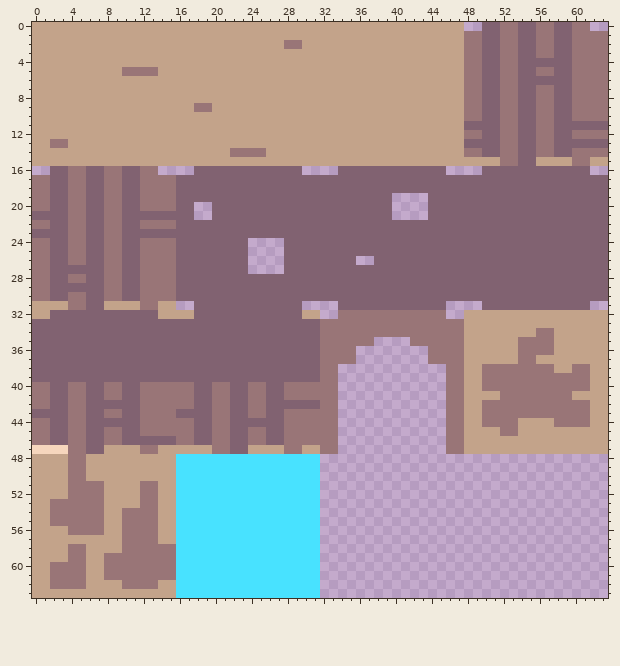
Two versions of one pixel-art sprite, end_is_near/data/Tilemap0.png. The first picture shows the starting point.
The file is 64x64 pixels.
Once edited:
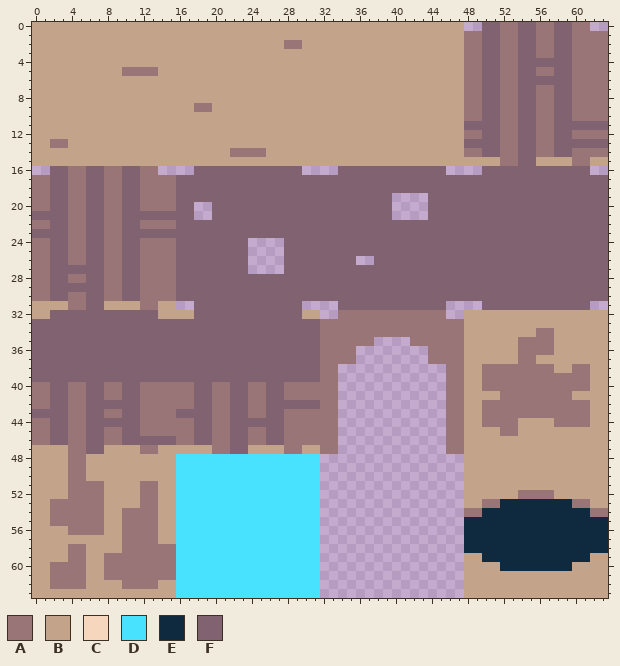
Palette (. is transparent): A #997577  B #c3a38a  C #f6d6bd  D #48e2ff  E #0f2a3f  F #816271
Diff:
@@ x 0..63 @@
 46 AAFFAAFFAAFFFFFFAAFFAAFFAAFFAAAAAA............AABBBBBBBBBBBBBBBB
-47 CCCCAAFFBBBBAABBBBBBAAFFBBBBAABBAA............AABBBBBBBBBBBBBBBB
-48 BBBBAABBBBBBBBBBDDDDDDDDDDDDDDDD................................
-49 BBBBAABBBBBBBBBBDDDDDDDDDDDDDDDD................................
-50 BBBBAABBBBBBBBBBDDDDDDDDDDDDDDDD................................
-51 BBBBAAAABBBBAABBDDDDDDDDDDDDDDDD................................
-52 BBBBAAAABBBBAABBDDDDDDDDDDDDDDDD................................
-53 BBAAAAAABBBBAABBDDDDDDDDDDDDDDDD................................
-54 BBAAAAAABBAAAABBDDDDDDDDDDDDDDDD................................
-55 BBAAAAAABBAAAABBDDDDDDDDDDDDDDDD................................
-56 BBBBAAAABBAAAABBDDDDDDDDDDDDDDDD................................
-57 BBBBBBBBBBAAAABBDDDDDDDDDDDDDDDD................................
-58 BBBBAABBBBAAAAAADDDDDDDDDDDDDDDD................................
-59 BBBBAABBAAAAAAAADDDDDDDDDDDDDDDD................................
-60 BBAAAABBAAAAAAAADDDDDDDDDDDDDDDD................................
-61 BBAAAABBAAAAAAAADDDDDDDDDDDDDDDD................................
-62 BBAAAABBBBAAAABBDDDDDDDDDDDDDDDD................................
-63 BBBBBBBBBBBBBBBBDDDDDDDDDDDDDDDD................................
+47 BBBBAAFFBBBBAABBBBBBAAFFBBBBAABBAA............AABBBBBBBBBBBBBBBB
+48 BBBBAABBBBBBBBBBDDDDDDDDDDDDDDDD................BBBBBBBBBBBBBBBB
+49 BBBBAABBBBBBBBBBDDDDDDDDDDDDDDDD................BBBBBBBBBBBBBBBB
+50 BBBBAABBBBBBBBBBDDDDDDDDDDDDDDDD................BBBBBBBBBBBBBBBB
+51 BBBBAAAABBBBAABBDDDDDDDDDDDDDDDD................BBBBBBBBBBBBBBBB
+52 BBBBAAAABBBBAABBDDDDDDDDDDDDDDDD................BBBBBBAAAABBBBBB
+53 BBAAAAAABBBBAABBDDDDDDDDDDDDDDDD................BBAAEEEEEEEEAABB
+54 BBAAAAAABBAAAABBDDDDDDDDDDDDDDDD................AAEEEEEEEEEEEEAA
+55 BBAAAAAABBAAAABBDDDDDDDDDDDDDDDD................EEEEEEEEEEEEEEEE
+56 BBBBAAAABBAAAABBDDDDDDDDDDDDDDDD................EEEEEEEEEEEEEEEE
+57 BBBBBBBBBBAAAABBDDDDDDDDDDDDDDDD................EEEEEEEEEEEEEEEE
+58 BBBBAABBBBAAAAAADDDDDDDDDDDDDDDD................EEEEEEEEEEEEEEEE
+59 BBBBAABBAAAAAAAADDDDDDDDDDDDDDDD................BBEEEEEEEEEEEEBB
+60 BBAAAABBAAAAAAAADDDDDDDDDDDDDDDD................BBBBEEEEEEEEBBBB
+61 BBAAAABBAAAAAAAADDDDDDDDDDDDDDDD................BBBBBBBBBBBBBBBB
+62 BBAAAABBBBAAAABBDDDDDDDDDDDDDDDD................BBBBBBBBBBBBBBBB
+63 BBBBBBBBBBBBBBBBDDDDDDDDDDDDDDDD................BBBBBBBBBBBBBBBB
